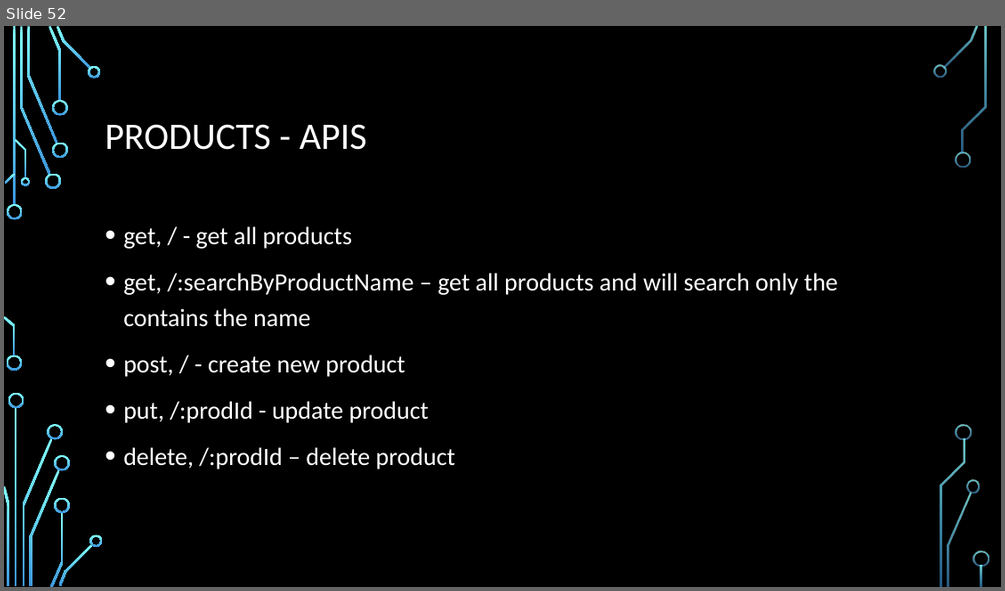
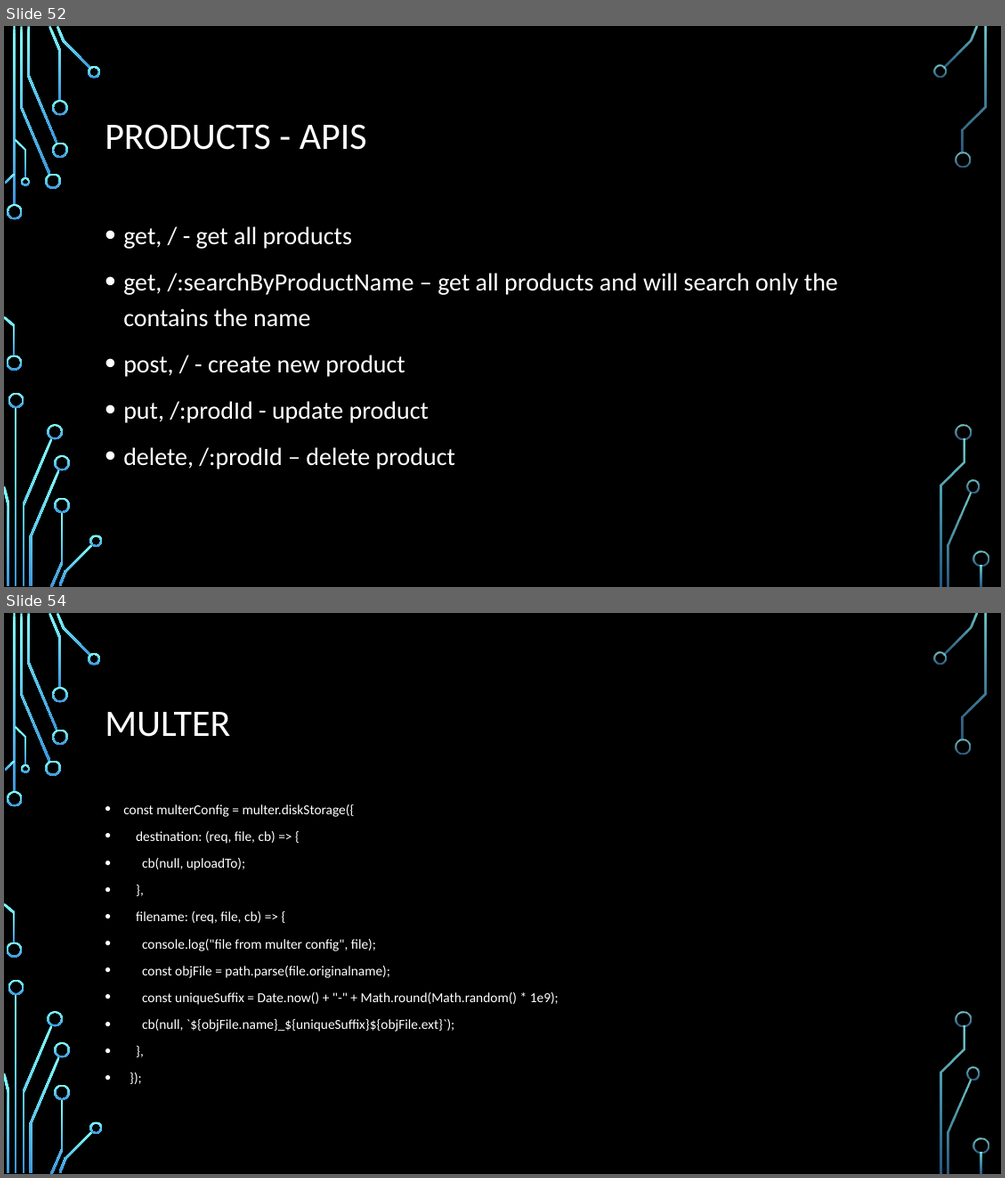
Before and after one commit to Rlss91/hu_morning_nodejs_W011121MR, a slide deck: docs/node js.pptx. Shown one above the other, each under a label of ours: slide 52 before the commit, slides 52 and 54 after it; the slides between them are not shown. The pictures are 1005x591 and 1005x1178 pixels, drawn with LibreOffice and Linux fonts; fonts in the diff are those of the drawing; background and template pictures are left out. Boxes give left, top, right and bottom in pixels: in the first picture for what was removed or moved away, otherwise in the second. Text is boxed around its words. In the diff, an @@ line names an element or a change of style, - is before the commit and + after.

```diff
--- a/docs/node js.pptx
+++ b/docs/node js.pptx
@@ slide 54 added at bbox=[4, 613, 1001, 1174], background picture (left out); not listed: 36 template elements that a slide beside it also shows @@
@@ title added at bbox=[105, 712, 230, 737], 36 pt, text #FFFFFF @@
+MULTER
@@ text added at bbox=[123, 804, 558, 1031], 13.2 pt, text #FFFFFF @@
+• const multerConfig = multer.diskStorage({
+• destination: (req, file, cb) => {
+• cb(null, uploadTo);
+• },
+• filename: (req, file, cb) => {
+• console.log("file from multer config", file);
+• const objFile = path.parse(file.originalname);
+• const uniqueSuffix = Date.now() + "-" + Math.round(Math.random() * 1e9);
+• cb(null, `${objFile.name}_${uniqueSuffix}${objFile.ext}`);
+• },
+• });
```
Also in this commit, not shown: 2 other slides added.
